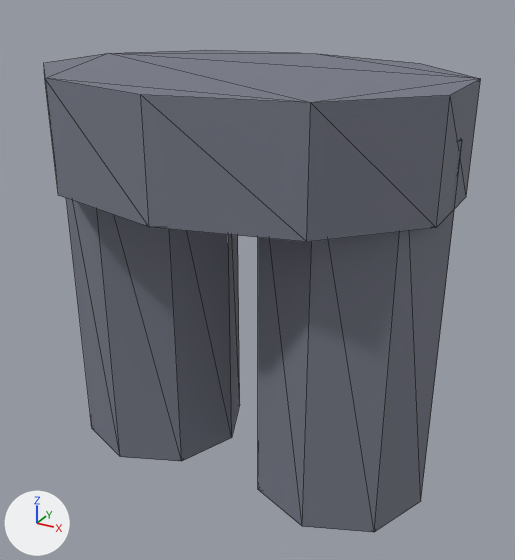
An edit to the glTF model assets/models/character/cosmetics/pants_school.glb, drawn before and after from the same camera.
Both versions are drawn from a camera (50 mm lens) standing at (0.389, -0.681, 0.72) and looking at (0.014, 0.0, 0.38). The axes (+X, +Y, +Z) are drawn at lower left. The lights are the same throughout. The older version comes first. Mesh edges are drawn as thin lines. Vertices at exactly the same position are counted once.

In view in the first picture: 'LegL', 'LegR', 'Torso'.
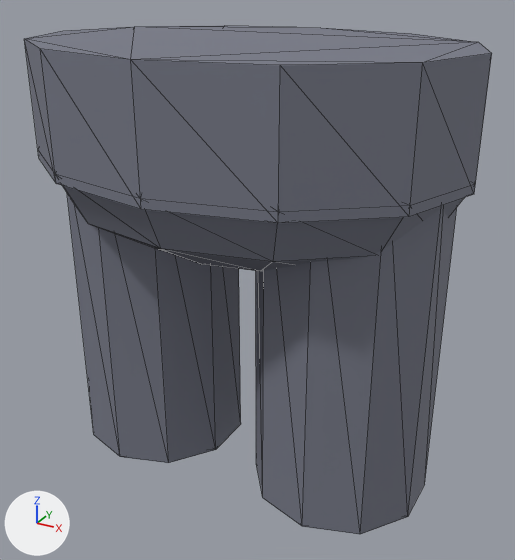
Patch to the scene script:
```diff
--- a/assets/models/character/cosmetics/pants_school.glb.py
+++ b/assets/models/character/cosmetics/pants_school.glb.py
@@ me_torso @@
 # used by ob_torso; location = (0.0, 0.0, 0.55)
-me_torso.from_pydata(...)  # 20 vertices, 36 faces; spans x -0.233..0.233, y -0.181..0.181, z -0.05..0.07
+me_torso.from_pydata(...)  # 86 vertices, 164 faces; spans x -0.252..0.252, y -0.192..0.192, z -0.133..0.1
+# me_torso part 1: the whole mesh is rebuilt
 me_torso.materials.append(mat_schoolgrey)
@@ me_legl @@
 # used by ob_legl; location = (-0.13, 0.0, 0.55)
-me_legl.from_pydata(...)  # 24 vertices, 40 faces; spans x -0.105..0.105, y -0.105..0.114, z -0.41..0.02
+me_legl.from_pydata(...)  # 28 vertices, 48 faces; spans x -0.1..0.1, y -0.105..0.114, z -0.41..0.02
+# me_legl part 2
+# 6 vertices are removed from x -0.105..0.105, y -0.074..0.0, z -0.41..0.02
+# 22 faces are deleted
+# 6 vertices move from x -0.105..0.105, y 0.0..0.074, z -0.41..0.02 to x -0.1..0.1, y 0.032..0.085, z -0.41..0.02
+# 4 vertices are added at (0.1, -0.032, -0.41), (0.062, -0.085, -0.41), (-0.062, -0.085, -0.41), (-0.1, -0.032, -0.41)
+# 6 new vertices lie (0.0, 0.0, 0.43) away from vertices in x -0.105..0.105, y -0.085..0.0, z -0.41
+# 30 new faces join them, mat_schoolgrey (grey #767986)
 me_legl.materials.append(mat_schoolgrey)
@@ me_legr @@
 # used by ob_legr; location = (0.13, 0.0, 0.55)
-me_legr.from_pydata(...)  # 24 vertices, 40 faces; spans x -0.105..0.105, y -0.105..0.114, z -0.41..0.02
+me_legr.from_pydata(...)  # 28 vertices, 48 faces; spans x -0.1..0.1, y -0.105..0.114, z -0.41..0.02
+# me_legr part 3
+# 6 vertices are removed from x -0.105..0.105, y -0.074..0.0, z -0.41..0.02
+# 22 faces are deleted
+# 6 vertices move from x -0.105..0.105, y 0.0..0.074, z -0.41..0.02 to x -0.1..0.1, y 0.032..0.085, z -0.41..0.02
+# 4 vertices are added at (0.1, -0.032, -0.41), (0.062, -0.085, -0.41), (-0.062, -0.085, -0.41), (-0.1, -0.032, -0.41)
+# 6 new vertices lie (0.0, 0.0, 0.43) away from vertices in x -0.105..0.105, y -0.085..0.0, z -0.41
+# 30 new faces join them, mat_schoolgrey (grey #767986)
 me_legr.materials.append(mat_schoolgrey)
```

Changed parts and their boxes (x1, y1, x2, y2) in the pictures (515 x 560 px):
'Torso', reshaped (7% wider, 28% taller)
    before: (44, 50, 481, 242)
    after: (24, 25, 492, 271)
'LegR', reshaped
    before: (258, 140, 462, 532)
    after: (256, 208, 457, 534)
'LegL', reshaped
    before: (66, 198, 240, 461)
    after: (67, 194, 241, 463)
